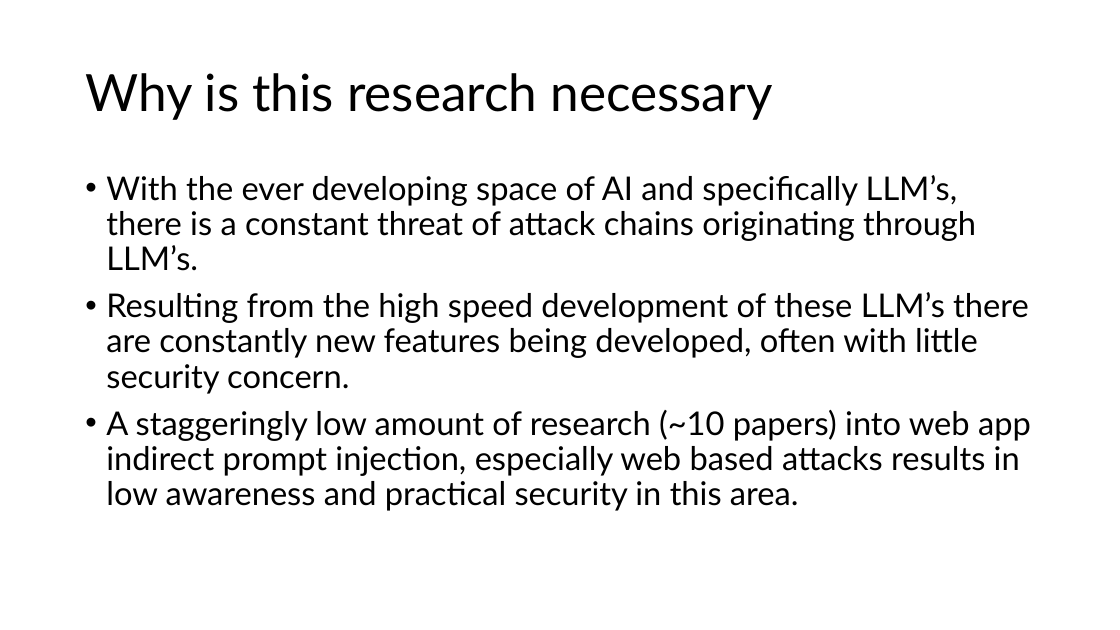
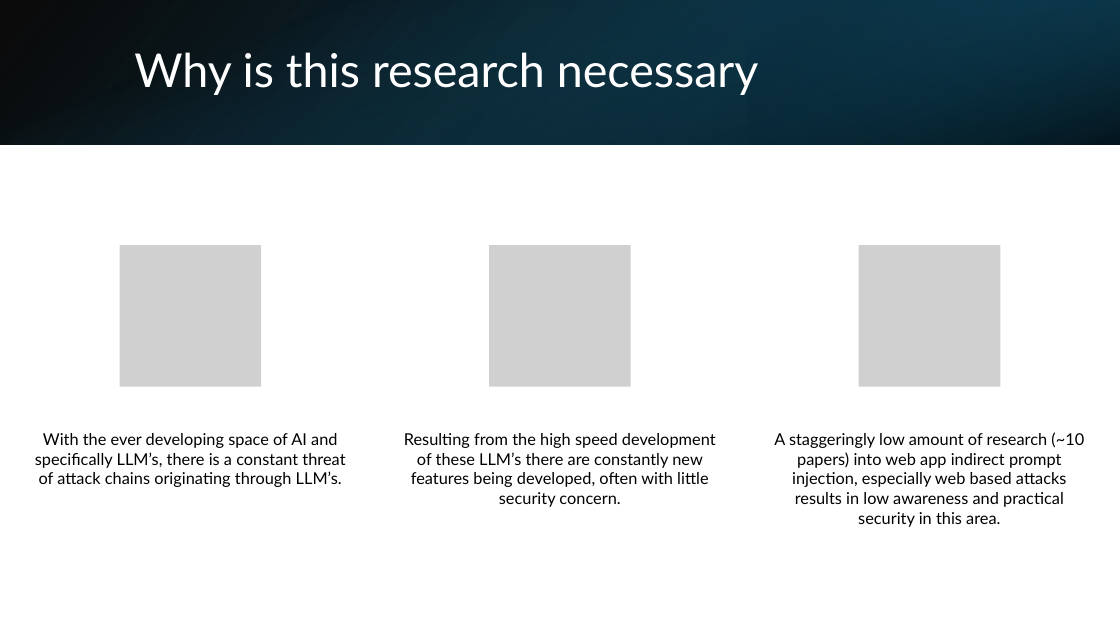
Before and after one commit to Fitch-Gamer/Bachelors-Dissertation, a slide deck: slide 7 of Demonstration of progress/Demonstration of progress.pptx. Drawn at 1120x630 pixels with LibreOffice and Linux fonts; fonts in the diff are those of the drawing; grey boxes stand for pictures. Boxes give left, top, right and bottom in pixels: in the first picture for what was removed or moved away, otherwise in the second. Text is boxed around its words. In the diff, an @@ line names an element or a change of style, - is before the commit and + after.

```diff
--- a/Demonstration of progress/Demonstration of progress.pptx
+++ b/Demonstration of progress/Demonstration of progress.pptx
@@ rectangle added at box(0, 0, 1120, 145), fill gradient #000000 to #104862 @@
@@ rectangle added at box(0, 0, 1120, 145), fill gradient #156082 to #000000 @@
@@ rectangle added at box(747, 0, 1120, 145), fill gradient #0B3041 to #156082 @@
@@ title "Why is this research necessary": place and size @@
-title "Why is this research necessary" at box(85, 73, 773, 120)
+title "Why is this research necessary" at box(134, 52, 759, 95)
@@ title "Why is this research necessary" at box(134, 52, 759, 95): size 44 to 40 pt, text colour #000000 to #FFFFFF @@
@@ text removed at box(106, 175, 1031, 511) @@
-• With the ever developing space of AI and specifically LLM’s, there is a constant threat of attack chains originating through LLM’s.
-• Resulting from the high speed development of these LLM’s there are constantly new features being developed, often with little security concern.
-• A staggeringly low amount of research (~10 papers) into web app indirect prompt injection, especially web based attacks results in low awareness and practical security in this area.
@@ group added at box(35, 245, 1084, 527): 3 pictures, 3 texts @@
+With the ever developing space of AI and specifically LLM’s, there is a constant threat of attack chains originating through LLM’s.
+Resulting from the high speed development of these LLM’s there are constantly new features being developed, often with little security concern.
+A staggeringly low amount of research (~10 papers) into web app indirect prompt injection, especially web based attacks results in low awareness and practical security in this area.
```
Also in this commit, not shown: 12 other slides changed, 1 other file.
